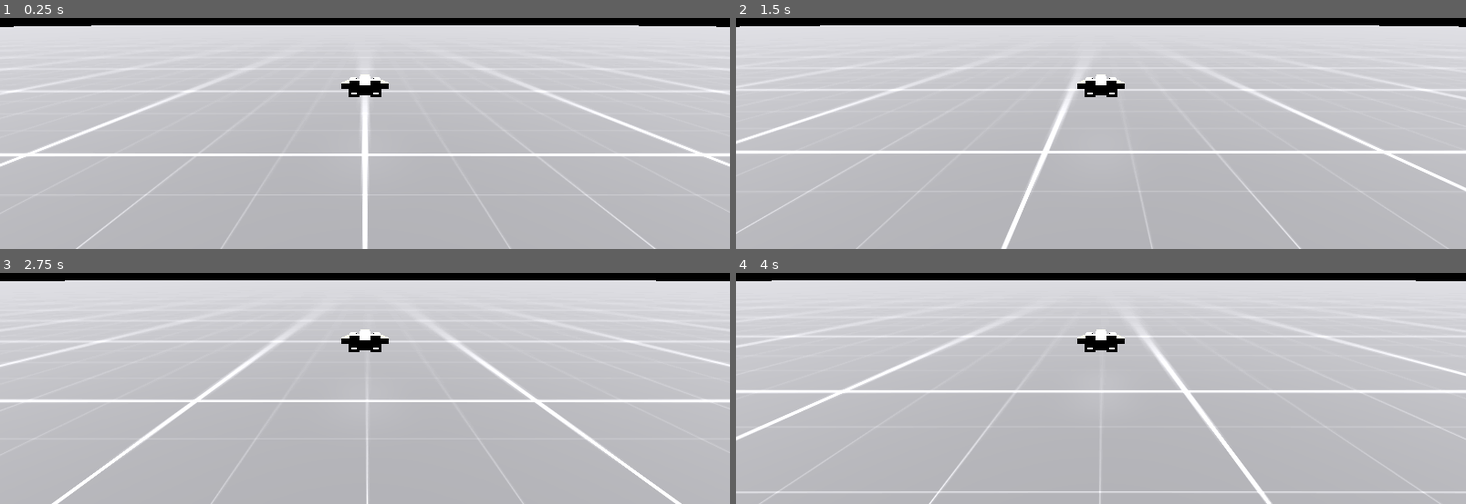
Above: before the commit, frames 1-4 (two rows, left to right).
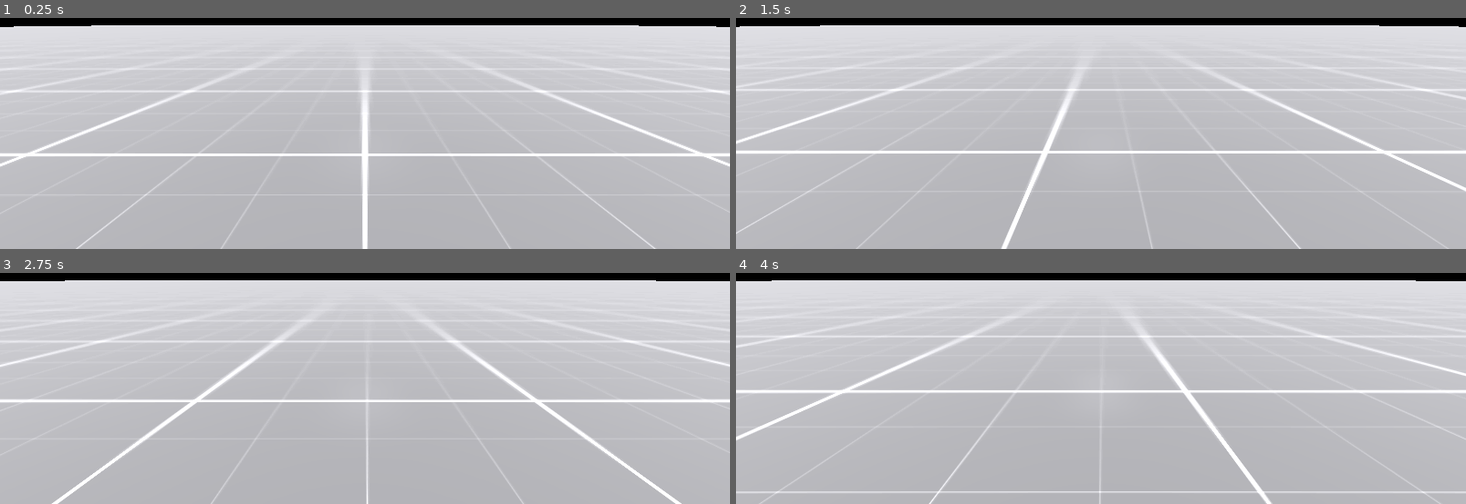
Above: after the commit, the same moments.

Repository: matthewdpace/mm21
Game: Godot game, scene res://temp_scenes/01_crash_site.tscn
The game is run twice, just before and just after one commit, with the same random seed, the same clock (stepped at 60 frames per second) and the same inputs. The project has no main scene, so this scene is started directly.
Inputs:
- Up to frame 1 (0.25 s): no input
- Up to frame 2 (1.5 s): tap Enter at 0.5 s; hold D (movement_right) 0.53-1.28 s; hold [ (engine_down) from 1.28 s (still down)
- Up to frame 3 (2.75 s): release [ (engine_down) at 2.03 s; hold D (movement_right) from 2.03 s (still down)
- Up to frame 4 (4 s): release D (movement_right) at 2.78 s; hold ] (engine_up) 2.78-3.53 s; hold A (movement_left) from 3.53 s (still down)

The runs differ from the first frame. In frame 1, 0.5% of the frame differs, in the area x 46-54%, y 24-35%; in frame 2, 0.5%; in frame 3, 0.5%; in frame 4, 0.5%.

Commit message:
test autopush
FossilOrigin-Name: 5770a3055956357d81d5e4e7e1cc0c27afb1bf048a66cb9980a10e220ffa1810

Diff:
--- a/main-godot-project/ships/KenneyTest01.gd
+++ b/main-godot-project/ships/KenneyTest01.gd
@@ -18,3 +18,9 @@
 	$LightDownward02.visible = true
 	$LightDownward03.visible = true
 	$LightDownward04.visible = true
+
+func setParticles(thrustVector, rotVector):
+	if thrustVector.y > 0.5:
+		$UpThrustParticles.emitting = true
+	else:
+		$UpThrustParticles.emitting = false
--- a/main-godot-project/ships/KenneyTest01.tscn
+++ b/main-godot-project/ships/KenneyTest01.tscn
@@ -17,6 +17,7 @@
 
 [node name="craft_miner" parent="." instance=ExtResource("2_x0pxd")]
 transform = Transform3D(-1, 0, -8.74228e-08, 0, 1, 0, 8.74228e-08, 0, -1, 2, 0, 1.475)
+visible = false
 
 [node name="CollisionShape3D" type="CollisionShape3D" parent="."]
 transform = Transform3D(1, 0, 0, 0, 1, 0, 0, 0, 1, 0, 0.347, 0)
